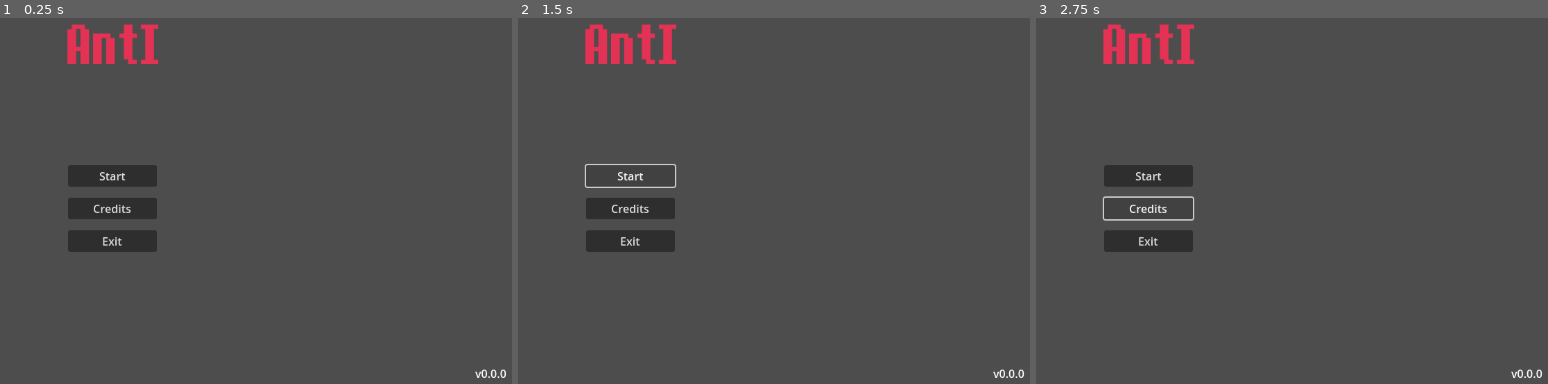
Above: before the commit, frames 1-3 (left to right).
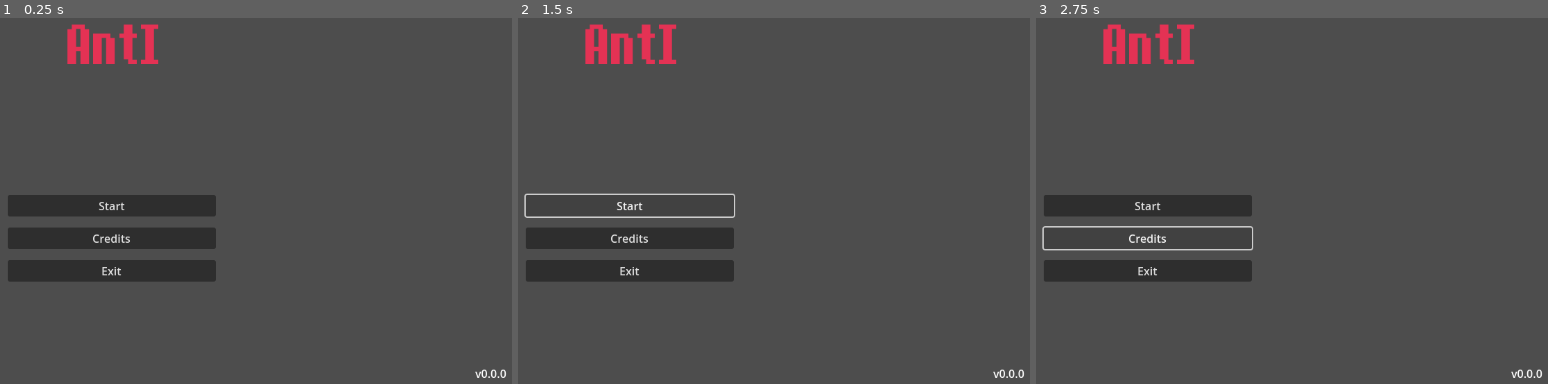
Above: after the commit, the same moments.

Repository: arthur-monteath/enemies-as-weapons
Game: Godot game, scene res://menu.tscn
Two runs of this game, one before a commit and one after it. Both use one fixed random seed, a clock stepped at 60 frames per second and the inputs below. This scene is started directly instead of the project's main scene.
Inputs:
- Up to frame 1 (0.25 s): no input
- Up to frame 2 (1.5 s): click "Start" at 0.5 s; click "Start" at 1.25 s
- Up to frame 3 (2.75 s): click "Credits" at 2 s

The runs differ from the first frame. In frame 1, 6.7% of the frame differs, in the area x 1-43%, y 40-72%; in frame 2, 4.8%; in frame 3, 5.6%.

Commit message:
Update menu.tscn

Diff:
--- a/menu.tscn
+++ b/menu.tscn
@@ -26,6 +26,21 @@
 font = ExtResource("1_lti8b")
 font_size = 100
 font_color = Color(0.89411765, 0.19607843, 0.32941177, 1)
+
+[sub_resource type="Animation" id="Animation_ouk20"]
+length = 0.001
+tracks/0/type = "value"
+tracks/0/imported = false
+tracks/0/enabled = true
+tracks/0/path = NodePath(".:position")
+tracks/0/interp = 1
+tracks/0/loop_wrap = true
+tracks/0/keys = {
+"times": PackedFloat32Array(0),
+"transitions": PackedFloat32Array(1),
+"update": 0,
+"values": [Vector2(4, 80)]
+}
 
 [sub_resource type="Animation" id="Animation_lti8b"]
 resource_name = "titlebounce"
@@ -44,21 +59,6 @@
 "values": [Vector2(0, 80), Vector2(0, 141), Vector2(0, 80)]
 }
 
-[sub_resource type="Animation" id="Animation_ouk20"]
-length = 0.001
-tracks/0/type = "value"
-tracks/0/imported = false
-tracks/0/enabled = true
-tracks/0/path = NodePath(".:position")
-tracks/0/interp = 1
-tracks/0/loop_wrap = true
-tracks/0/keys = {
-"times": PackedFloat32Array(0),
-"transitions": PackedFloat32Array(1),
-"update": 0,
-"values": [Vector2(4, 80)]
-}
-
 [sub_resource type="AnimationLibrary" id="AnimationLibrary_mae5d"]
 _data = {
 &"RESET": SubResource("Animation_ouk20"),
@@ -143,7 +143,7 @@
 offset_left = 4.0
 offset_top = 80.0
 offset_right = 4.0
-offset_bottom = 168.00024
+offset_bottom = 168.00005
 grow_horizontal = 2
 theme_override_font_sizes/font_size = 48
 text = "AntI"
@@ -174,10 +174,10 @@
 anchor_top = 0.5
 anchor_right = 0.5
 anchor_bottom = 0.5
-offset_left = -64.0
-offset_top = -104.0
-offset_right = 64.0
-offset_bottom = 104.0
+offset_left = -151.0
+offset_top = -107.0
+offset_right = 149.0
+offset_bottom = 193.0
 grow_horizontal = 2
 grow_vertical = 2
 size_flags_horizontal = 4
@@ -188,6 +188,7 @@
 [node name="NewGameButton" type="Button" parent="MenuContainer/MenuButtonsMargin/MenuButtonsContainer/MenuButtonsBoxContainer"]
 unique_name_in_owner = true
 layout_mode = 2
+size_flags_stretch_ratio = 0.0
 text = "Start"
 
 [node name="CreditsButton" type="Button" parent="MenuContainer/MenuButtonsMargin/MenuButtonsContainer/MenuButtonsBoxContainer"]
Not shown: 1 places in menu.tscn that only renumber resources
